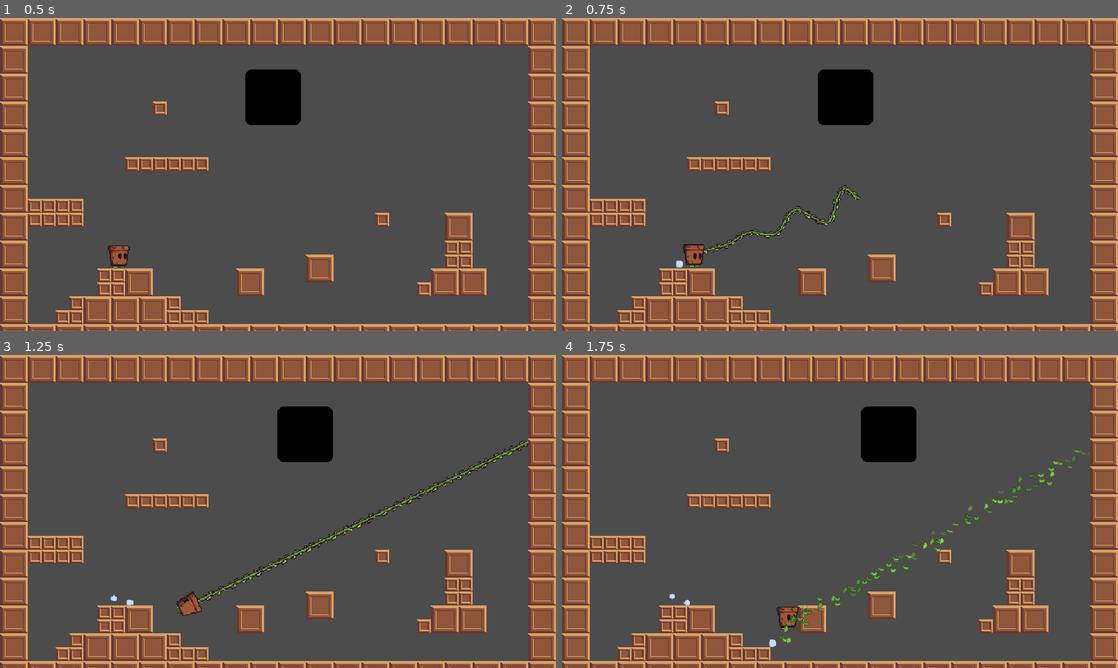
Above: before the commit, frames 1-4 (two rows, left to right).
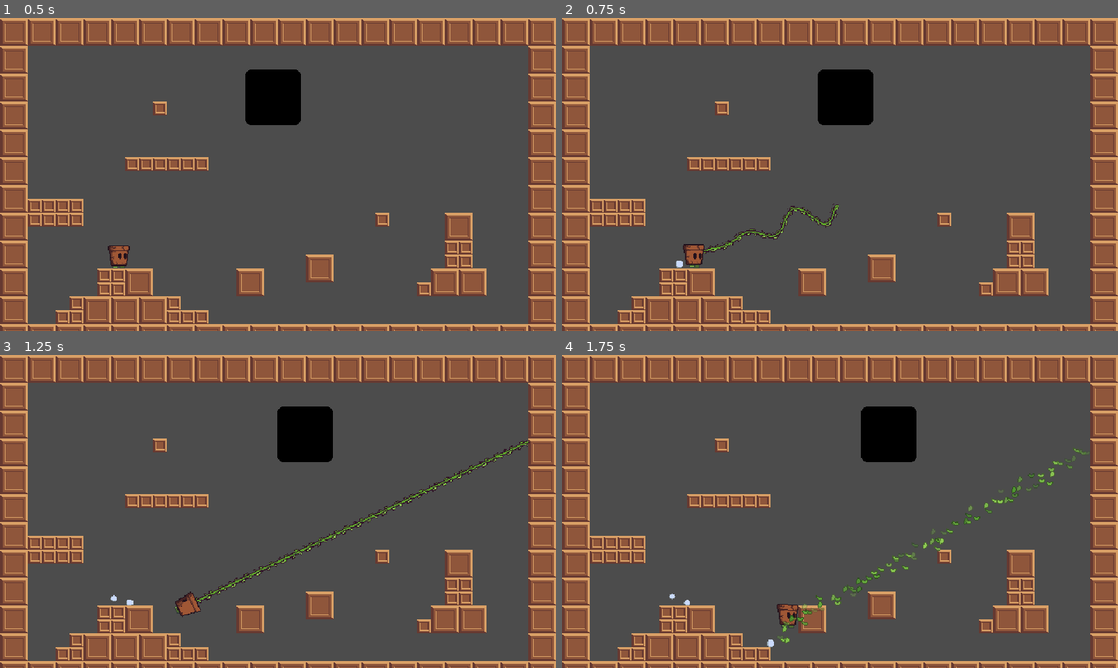
Above: after the commit, the same moments.

Repository: Sciman101/SecretSanta2020
Game: Godot game, scene res://scenes/Test1.tscn
Two runs of this game, one before a commit and one after it. Both use one fixed random seed, a clock stepped at 60 frames per second and the inputs below. The engine's default icon, where the game draws it, is replaced by a stand-in: a white triangle on a blue panel in a dark square.
Inputs (mouse positions are in pixels of both pictures, inside the frame that each line leads up to):
- Up to frame 1 (0.5 s): no input
- Up to frame 2 (0.75 s): tap Enter at 0.5 s; move the mouse to (962, 158) at 0.52 s; hold D (right) from 0.53 s (still down); click (962, 158) at 0.6 s
- Up to frame 3 (1.25 s): keep holding D (right); tap W (jump) at 0.77 s
- Up to frame 4 (1.75 s): keep holding D (right); move the mouse to (728, 527) at 1.27 s; click (728, 527) at 1.35 s; tap W (jump) at 1.52 s

Frame 1 is identical in both runs. In frame 2, 0.5% of the frame differs, in the area x 25-54%, y 53-76%; in frame 3, 0.8%, in the area x 31-96%, y 27-84%; in frame 4, 0.5%.

Commit message:
Fixed minor issue with hook passing through solids

Diff:
--- a/scripts/Grapple.gd
+++ b/scripts/Grapple.gd
@@ -27,9 +27,6 @@
 # Move the hook and actually embed it in stuff
 func _physics_process(delta:float) -> void:
 	if thrown:
-		hook.position += motion * delta
-		hook.cast_to = motion * delta
-
 		shot_time += delta
 		recalculate_visuals()
 
@@ -38,6 +35,9 @@
 			# We must have hit something
 			emit_signal("grapple_hit",hook.get_collision_point(),hook.get_collider())
 			end_throw()
+
+		hook.position += motion * delta
+		hook.cast_to = motion * delta
 
 
 # Recalculate the viuals for the hook
@@ -65,7 +65,7 @@
 	shot_time = 0
 
 	hook.position = Vector2.ZERO
-	hook.cast_to = motion.normalized() * 16
+	hook.cast_to = motion.normalized() * 32
 	visible = true
 
 func end_throw() -> void:
